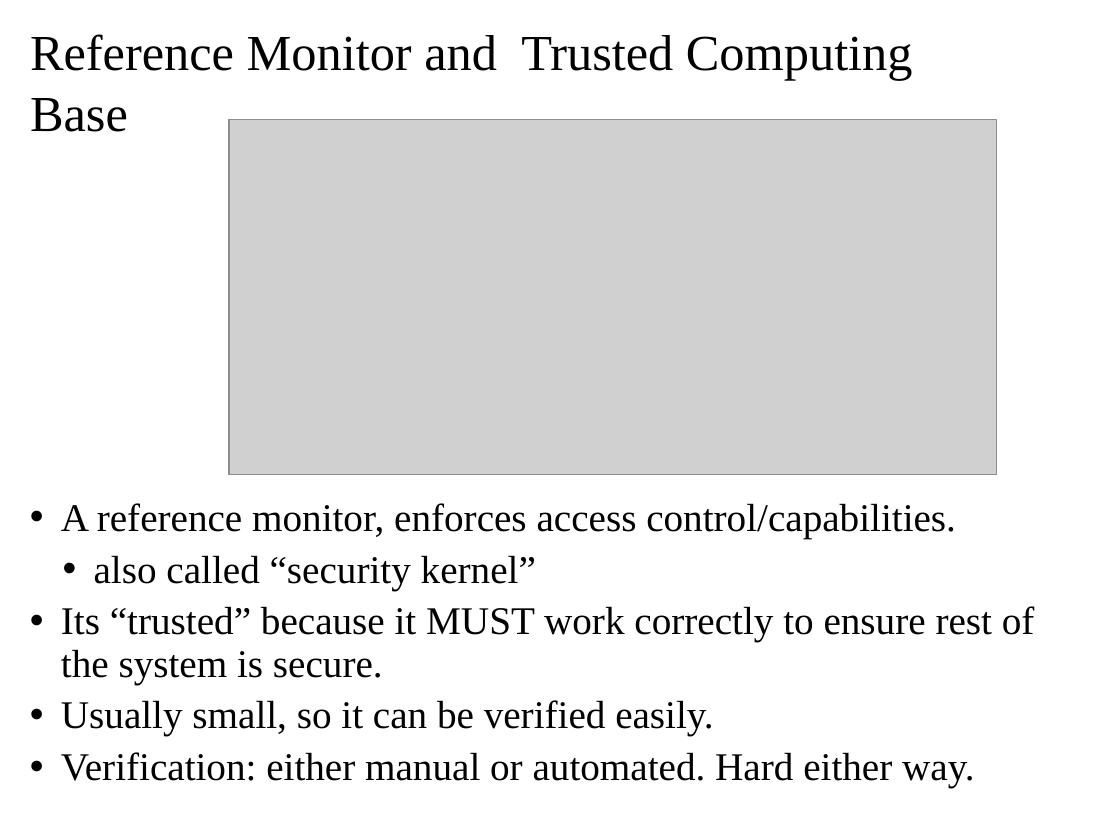
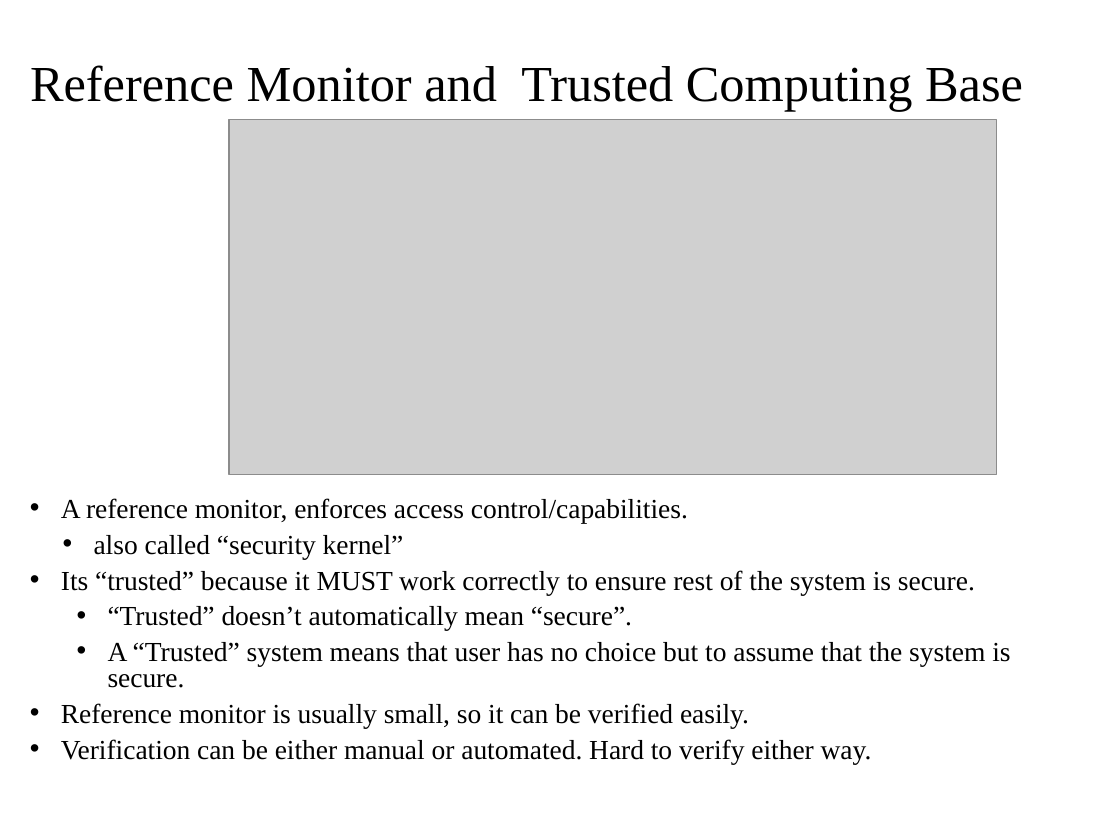
Before and after one commit to oscourse/oscourse.github.io, a slide deck: slide 15 of slides/security.pptx (slide 18 before the commit). Drawn at 1120x840 pixels with LibreOffice and Linux fonts; fonts in the diff are those of the drawing; grey boxes stand for pictures. Boxes give left, top, right and bottom in pixels: in the first picture for what was removed or moved away, otherwise in the second. Text is boxed around its words. In the diff, an @@ line names an element or a change of style, - is before the commit and + after.

```diff
--- a/slides/security.pptx
+++ b/slides/security.pptx
@@ title "Reference Monitor and Trusted Computing ..." rewrapped from (30, 34, 913, 132) to (30, 65, 1023, 111) @@
@@ text at (61, 498, 975, 595): size 25.2 to 17.6 pt in "A reference monitor, enforces access control/capabilities.", "also called “security kernel”", "Its “trusted” because it MUST work correctly ..."; line spacing 0.9 to 0.8 @@
@@ text at (61, 606, 1010, 764): text changed; size 25.2 to 17.6 pt @@
-• Usually small, so it can be verified easily.
-• Verification: either manual or automated. Hard either way.
+  • “Trusted” doesn’t automatically mean “secure”.
+  • A “Trusted” system means that user has no choice but to assume that the system is secure.
+• Reference monitor is usually small, so it can be verified easily.
+• Verification can be either manual or automated. Hard to verify either way.
```
Also in this commit, not shown: 6 other slides changed, 3 slides removed, 2 other files.
